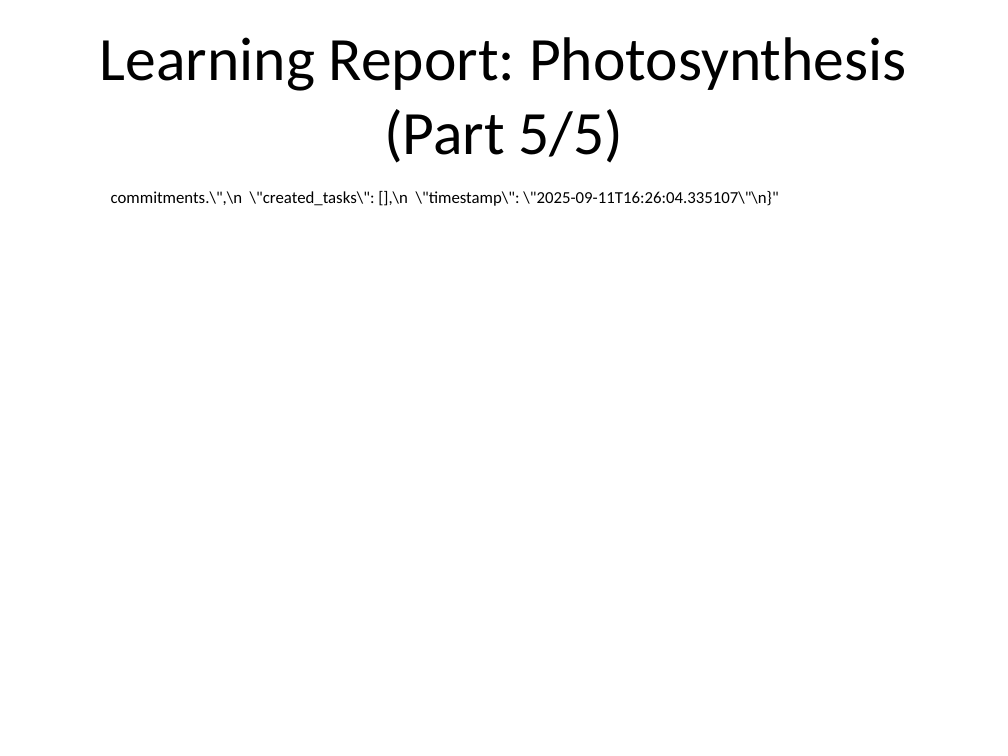
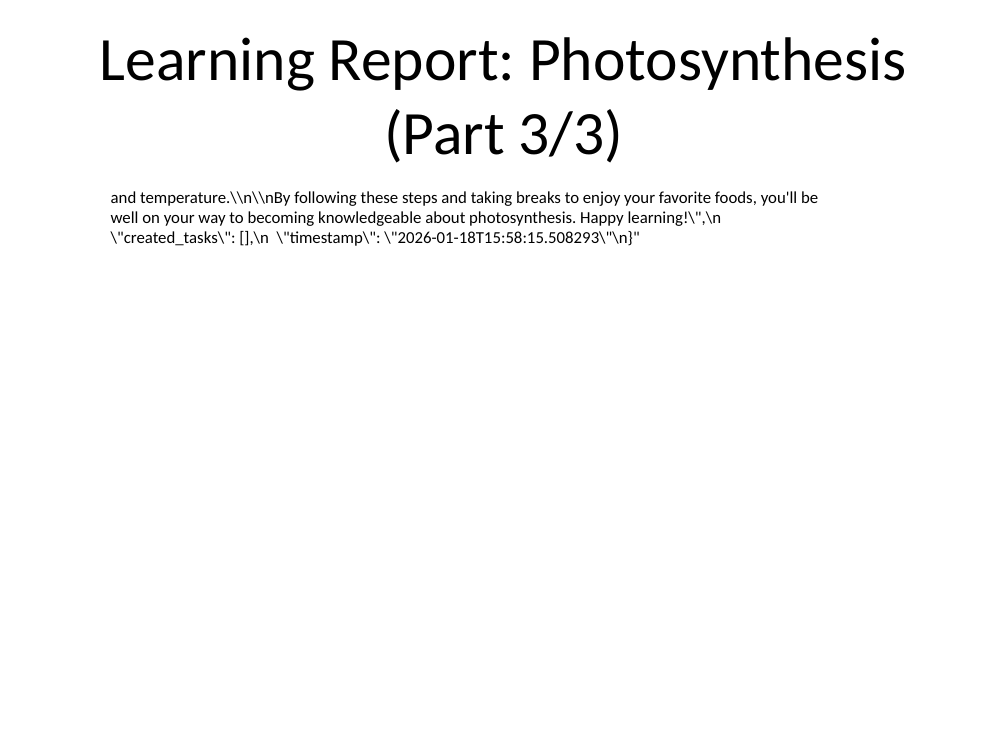
Before and after one commit to victoryeo/food_assistant, a slide deck: slide 3 of mcp/learning_report.pptx (slide 5 before the commit). Drawn at 1008x756 pixels with LibreOffice and Linux fonts; fonts in the diff are those of the drawing. Boxes give left, top, right and bottom in pixels: in the first picture for what was removed or moved away, otherwise in the second. Text is boxed around its words. In the diff, an @@ line names an element or a change of style, - is before the commit and + after.

```diff
--- a/mcp/learning_report.pptx
+++ b/mcp/learning_report.pptx
@@ title at <box>100,37,907,163</box>: text changed @@
-Learning Report: Photosynthesis (Part 5/5)
+Learning Report: Photosynthesis (Part 3/3)
@@ text at <box>111,191,818,246</box>: text changed @@
-commitments.\",\n \"created_tasks\": [],\n \"timestamp\": \"2025-09-11T16:26:04.335107\"\n}"
+and temperature.\\n\\nBy following these steps and taking breaks to enjoy your favorite foods, you'll be well on your way to becoming knowledgeable about photosynthesis. Happy learning!\",\n \"created_tasks\": [],\n \"timestamp\": \"2026-01-18T15:58:15.508293\"\n}"
```
Also in this commit, not shown: 2 other slides changed, 2 slides removed, 4 other files.
